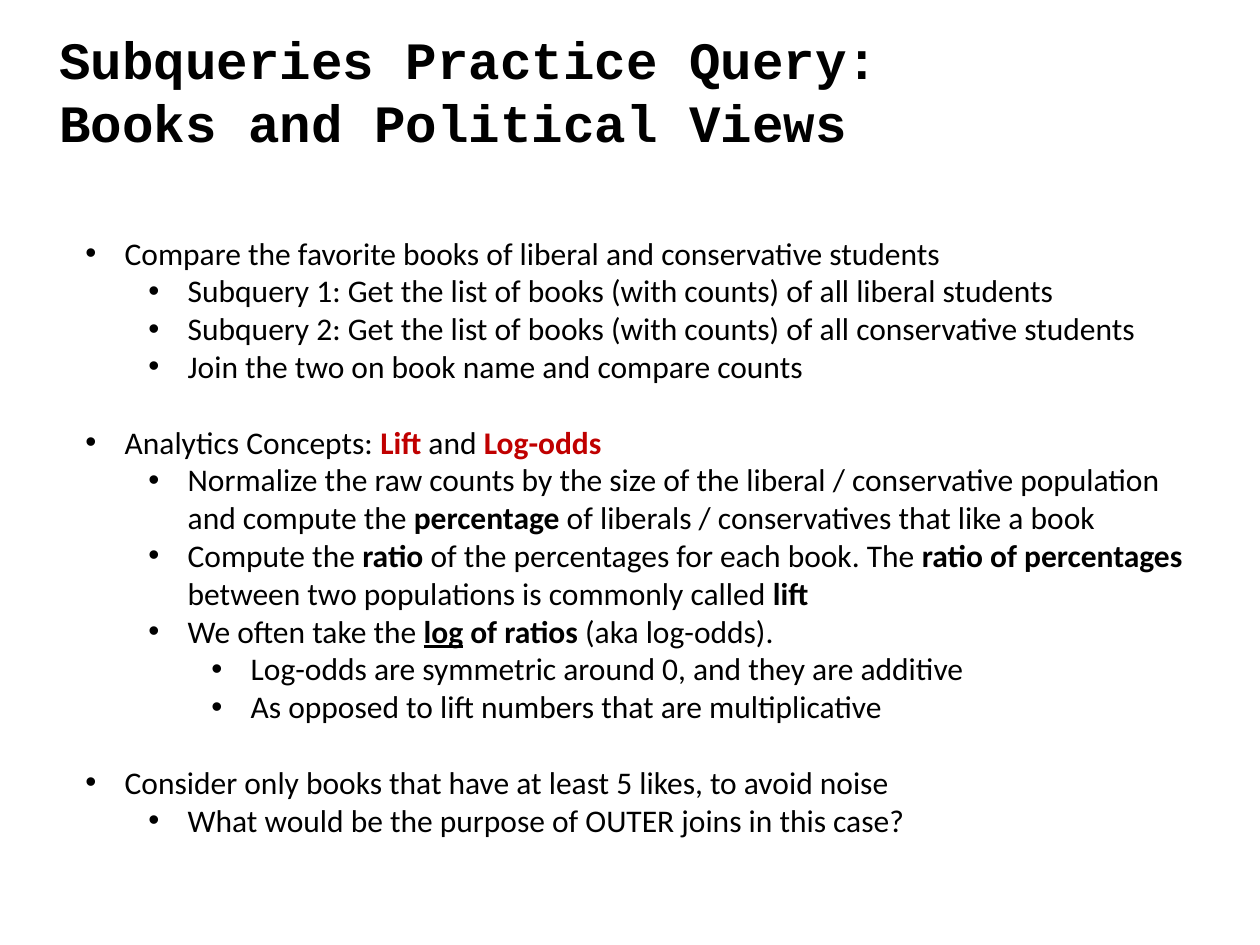
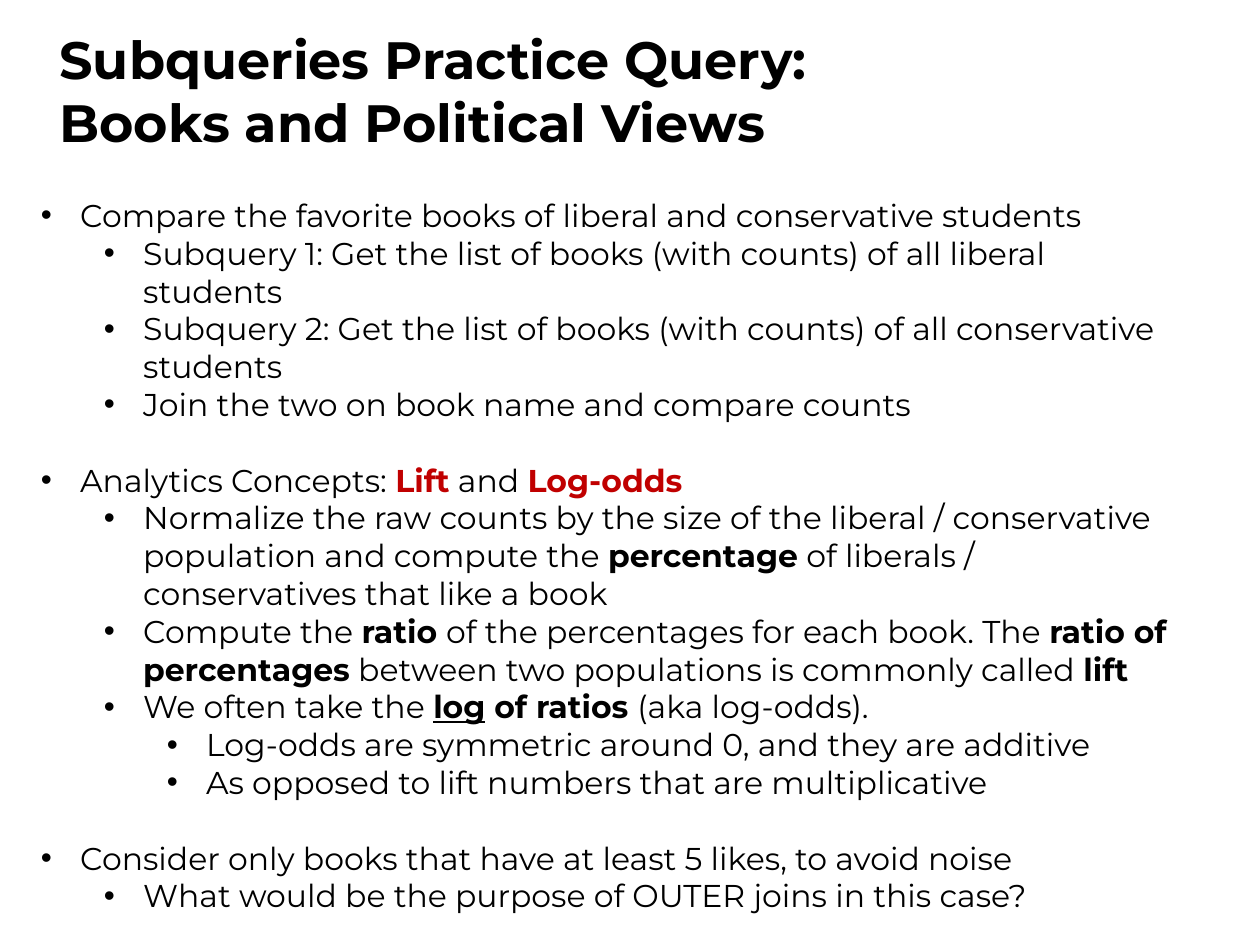
Before and after one commit to ipeirotis/introduction-to-databases, a slide deck: slide 18 of session6/F-SQL_Subqueries.pptx (slide 13 before the commit). Drawn at 1260x945 pixels with LibreOffice and Linux fonts; fonts in the diff are those of the drawing. Boxes give left, top, right and bottom in pixels: in the first picture for what was removed or moved away, otherwise in the second. Text is boxed around its words. In the diff, an @@ line names an element or a change of style, - is before the commit and + after.

```diff
--- a/session6/F-SQL_Subqueries.pptx
+++ b/session6/F-SQL_Subqueries.pptx
@@ text "Subqueries Practice Query: Books and ..." at (59,37,806,143): font Courier New to Montserrat @@
@@ text "Compare the favorite books of ...": place and size @@
-text "Compare the favorite books of ..." at (125,243,1182,838)
+text "Compare the favorite books of ..." at (80,203,1167,914)
@@ text "Compare the favorite books of ..." at (80,203,1167,914): font Calibri to Montserrat @@
```
Also in this commit, not shown: 17 other slides changed, 5 slides added, 2 slides removed.
